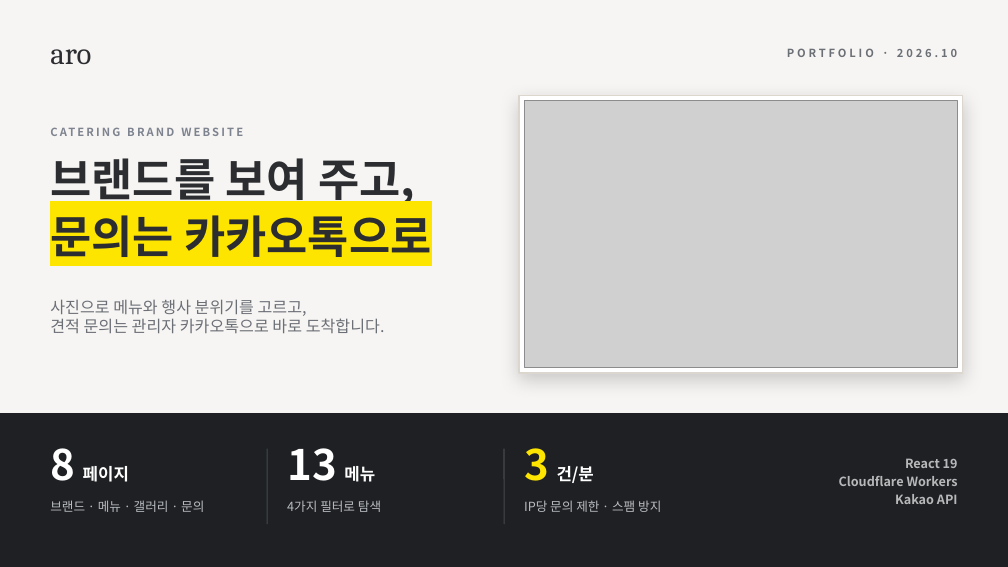
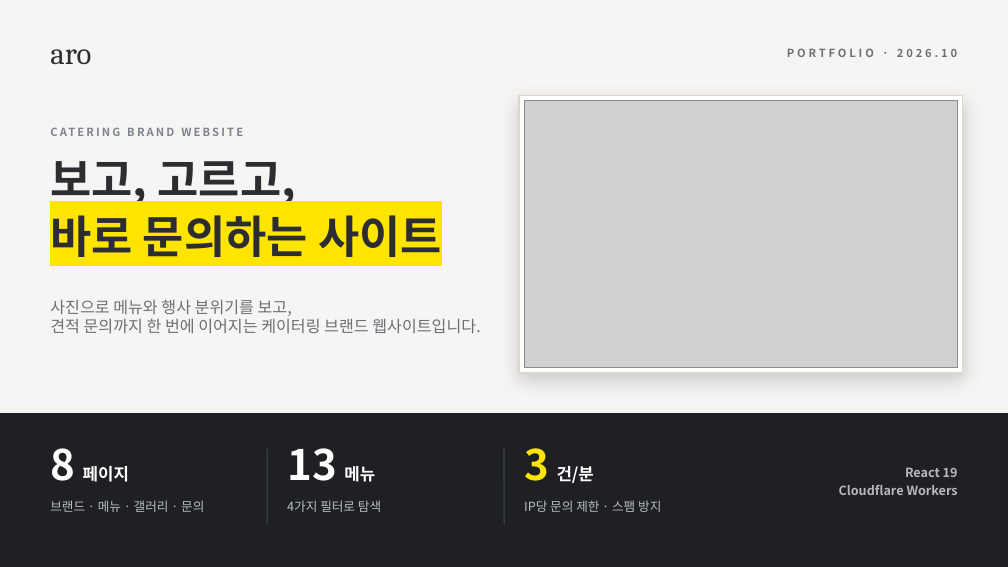
Before and after one commit to hyeran712/aro1, a slide deck: slide 1 of output/ARO_website_portfolio_summary.pptx. Drawn at 1008x567 pixels with LibreOffice and Linux fonts; fonts in the diff are those of the drawing; grey boxes stand for pictures. Boxes give left, top, right and bottom in pixels: in the first picture for what was removed or moved away, otherwise in the second. Text is boxed around its words. In the diff, an @@ line names an element or a change of style, - is before the commit and + after.

```diff
--- a/output/ARO_website_portfolio_summary.pptx
+++ b/output/ARO_website_portfolio_summary.pptx
@@ text at [50, 161, 442, 257]: text changed @@
-브랜드를 보여 주고,
-문의는 카카오톡으로
+보고, 고르고,
+바로 문의하는 사이트
@@ text at [50, 299, 480, 333]: text changed @@
-사진으로 메뉴와 행사 분위기를 고르고,
-견적 문의는 관리자 카카오톡으로 바로 도착합니다.
+사진으로 메뉴와 행사 분위기를 보고,
+견적 문의까지 한 번에 이어지는 케이터링 브랜드 웹사이트입니다.
@@ text at [895, 494, 958, 504]: paragraph removed @@
-Kakao API
```
Also in this commit, not shown: 1 other file.
